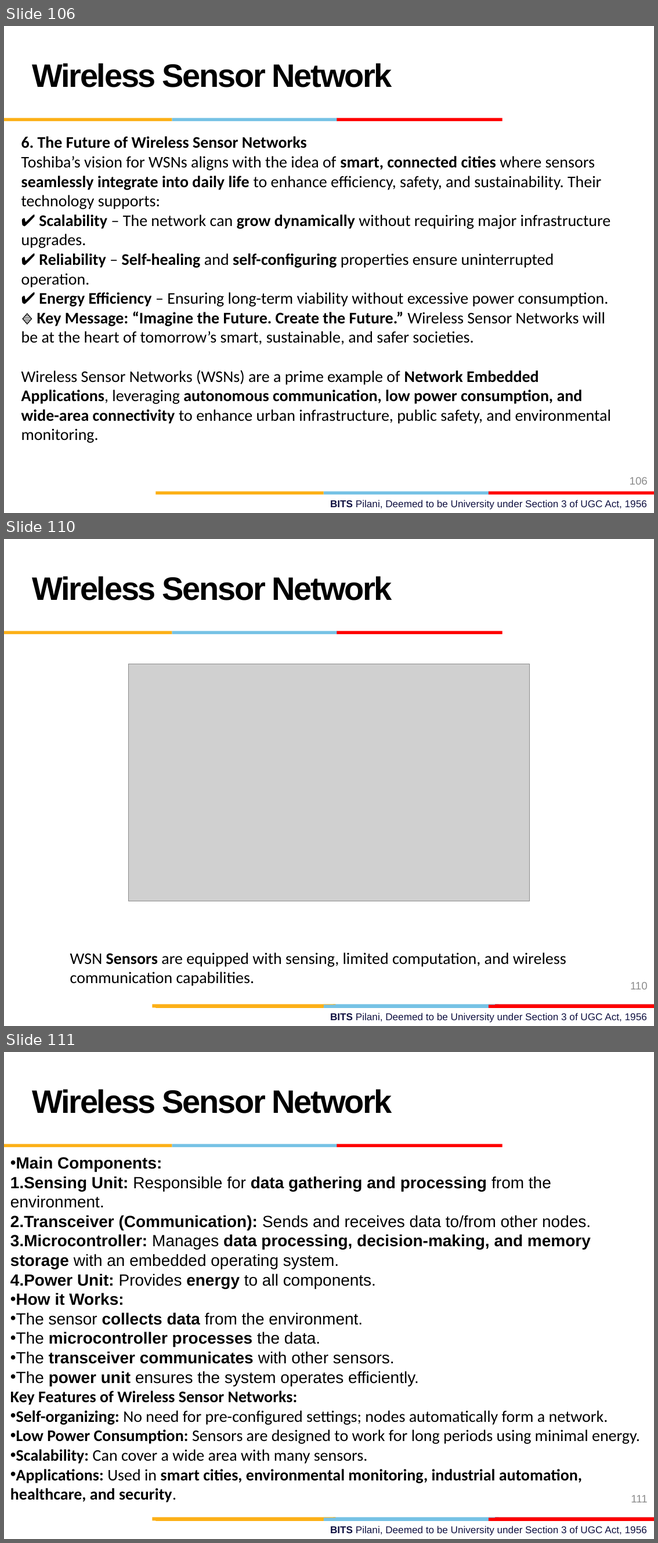
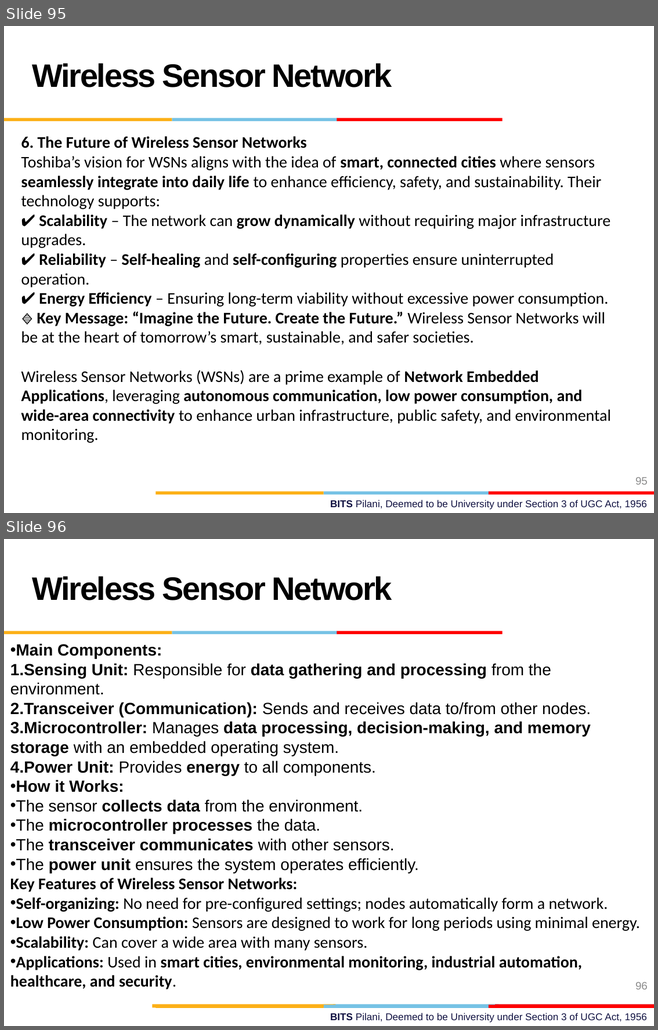
Before and after one commit to AbidKhan01ak/Mtech-7th-Sem, a slide deck: NEA/NEA.pptx. Shown one above the other, each under a label of ours: slides 106, 110 and 111 before the commit, slides 95 and 96 after it; the slides between them are not shown. The pictures are 658x1543 and 658x1030 pixels, drawn with LibreOffice and Linux fonts; fonts in the diff are those of the drawing; grey boxes stand for pictures; background and template pictures are left out. Boxes give left, top, right and bottom in pixels: in the first picture for what was removed or moved away, otherwise in the second. Text is boxed around its words. In the diff, an @@ line names an element or a change of style, - is before the commit and + after.

```diff
--- a/NEA/NEA.pptx
+++ b/NEA/NEA.pptx
@@ slide 110 removed at box(4, 539, 654, 1026), background #FFFFFF; not listed: 10 template elements that a slide beside it also shows @@
@@ text removed at box(32, 576, 392, 600) @@
-Wireless Sensor Network
@@ picture removed at box(129, 664, 529, 901) @@
@@ text removed at box(70, 953, 566, 986) @@
-WSN Sensors are equipped with sensing, limited computation, and wireless communication capabilities.
@@ page number removed at box(630, 982, 647, 990) @@
-110
@@ what was slide 106 is now slide 95 @@
@@ page number at box(635, 477, 647, 485): text changed @@
-106
+95
@@ what was slide 111 is now slide 96 @@
@@ page number at box(635, 982, 647, 990): text changed @@
-111
+96
```
Also in this commit, not shown: 4 slides changed, 13 slides added, 35 other slides removed.
